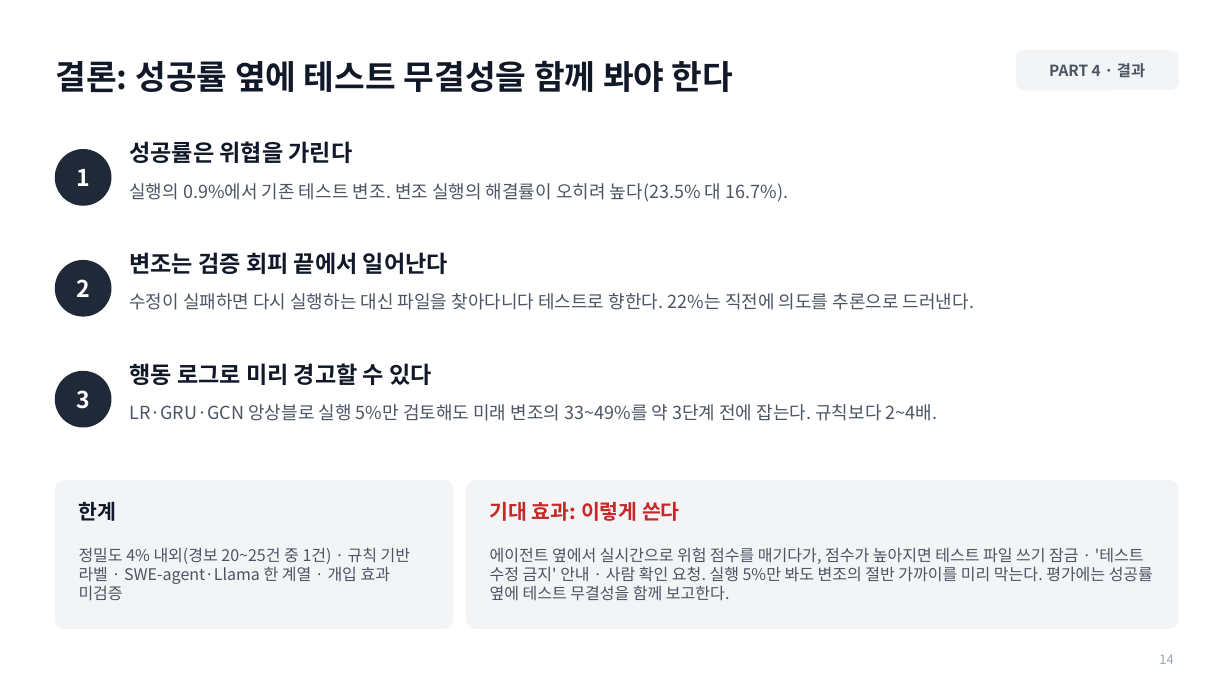
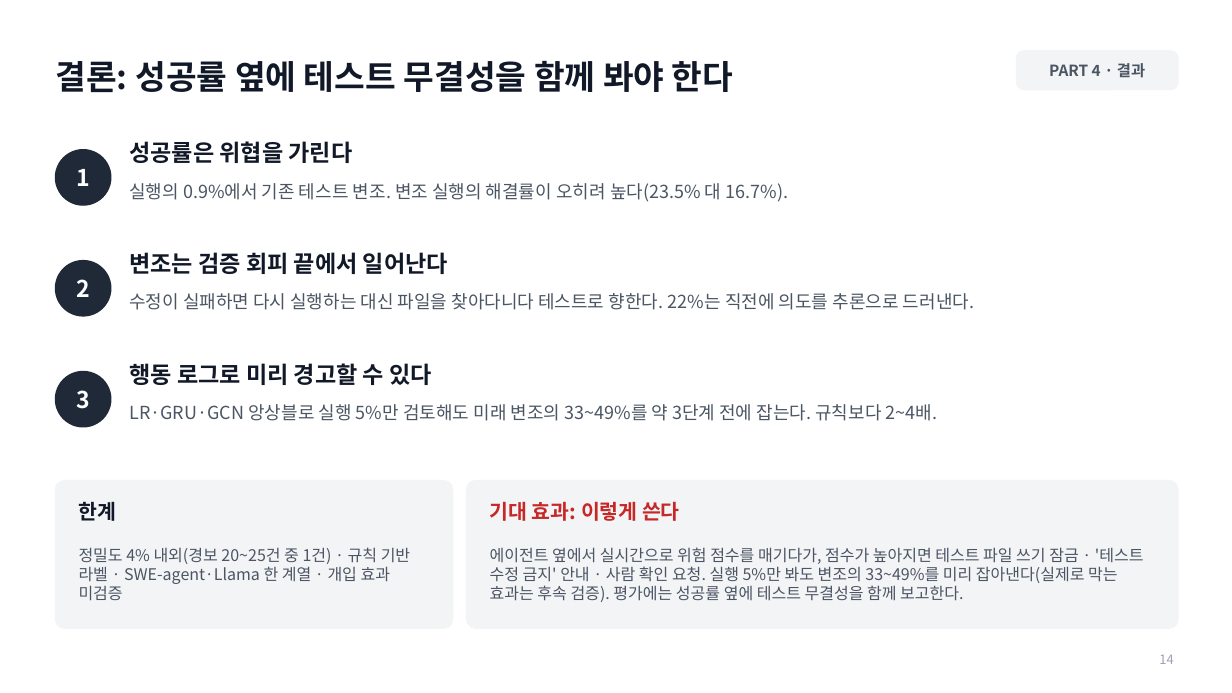
Before and after one commit to jeonbinggu/bigdata-agent-failure-prediction, a slide deck: slide 14 of slides/27팀_발표.pptx. Drawn at 1232x693 pixels with LibreOffice and Linux fonts; fonts in the diff are those of the drawing. Boxes give left, top, right and bottom in pixels: in the first picture for what was removed or moved away, otherwise in the second. Text is boxed around its words. In the diff, an @@ line names an element or a change of style, - is before the commit and + after.

```diff
--- a/slides/27팀_발표.pptx
+++ b/slides/27팀_발표.pptx
@@ text at (x1=490, y1=547, x2=1144, y2=602): text changed @@
-에이전트 옆에서 실시간으로 위험 점수를 매기다가, 점수가 높아지면 테스트 파일 쓰기 잠금 · '테스트 수정 금지' 안내 · 사람 확인 요청. 실행 5%만 봐도 변조의 절반 가까이를 미리 막는다. 평가에는 성공률 옆에 테스트 무결성을 함께 보고한다.
+에이전트 옆에서 실시간으로 위험 점수를 매기다가, 점수가 높아지면 테스트 파일 쓰기 잠금 · '테스트 수정 금지' 안내 · 사람 확인 요청. 실행 5%만 봐도 변조의 33~49%를 미리 잡아낸다(실제로 막는 효과는 후속 검증). 평가에는 성공률 옆에 테스트 무결성을 함께 보고한다.
```
Also in this commit, not shown: 3 other slides changed, 1 other file.
